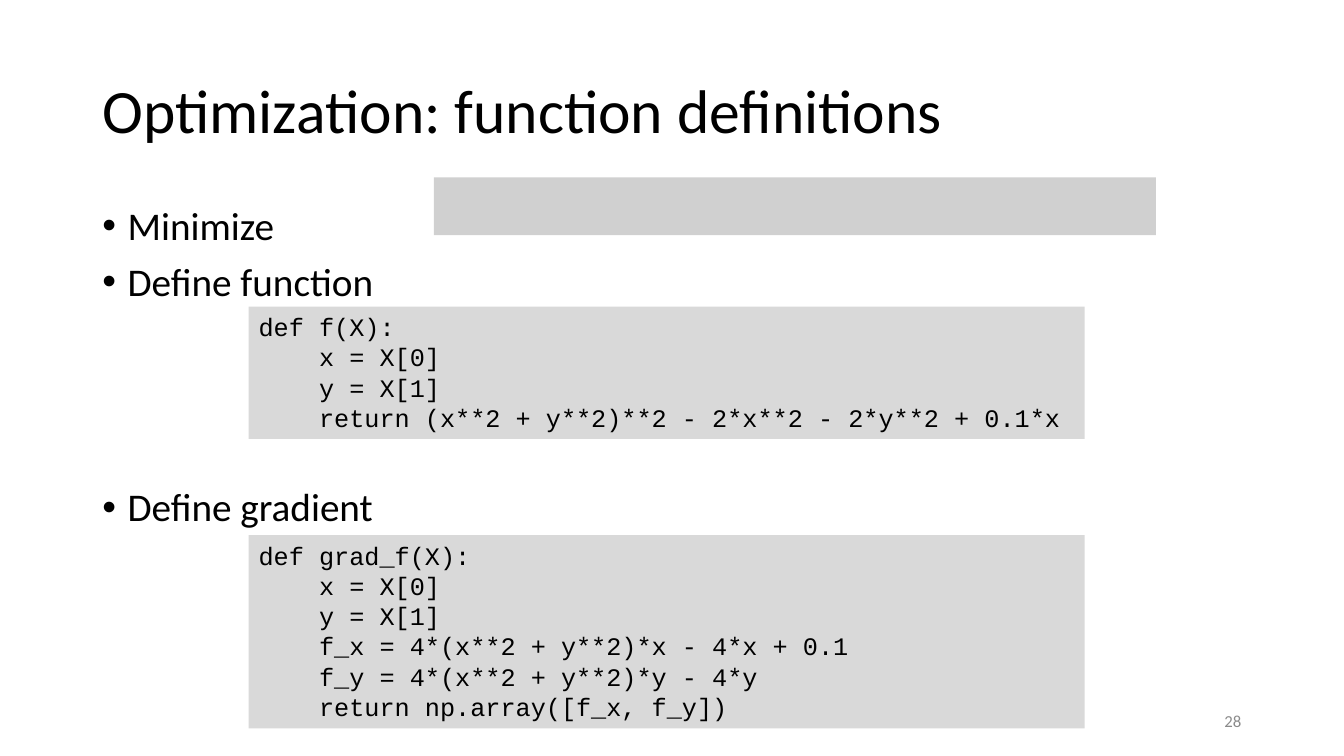
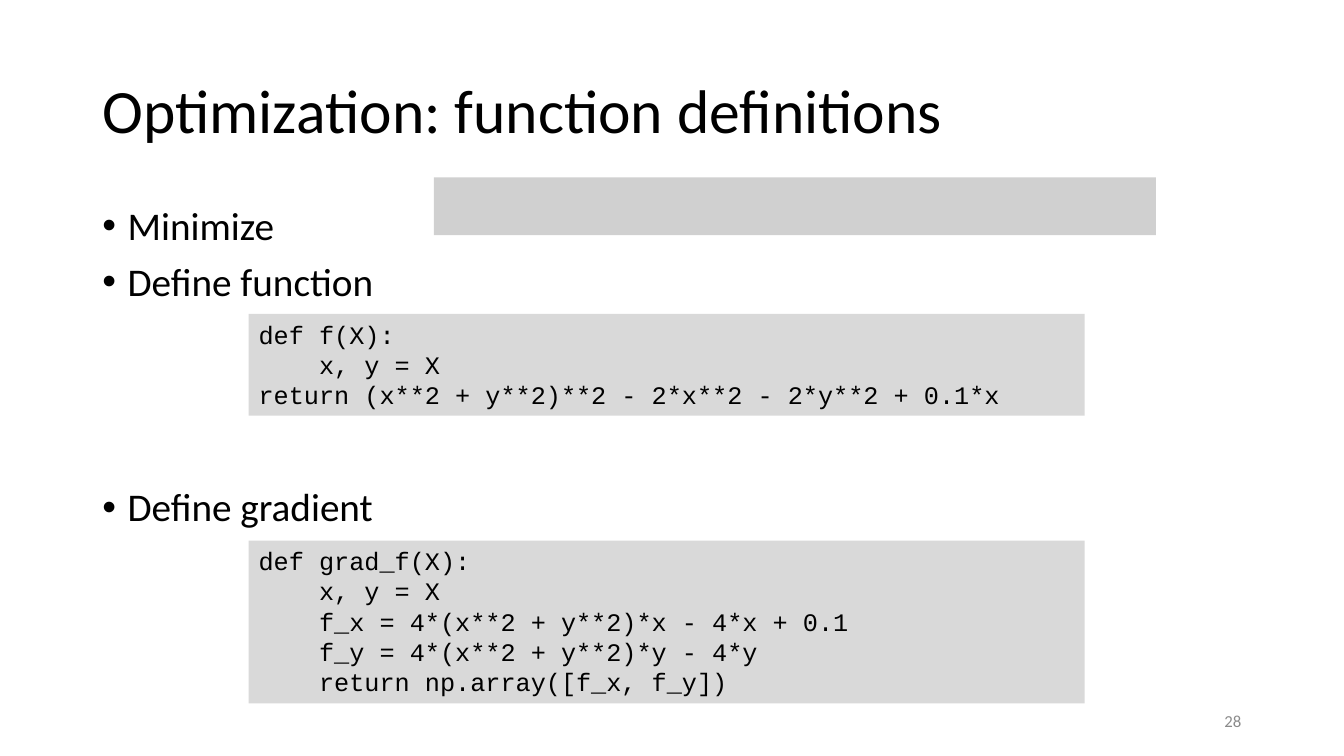
Before and after one commit to gjbex/Scientific-Python, a slide deck: slide 28 of scientific_python.pptx. Drawn at 1344x756 pixels with LibreOffice and Linux fonts; fonts in the diff are those of the drawing; grey boxes stand for pictures. Boxes give left, top, right and bottom in pixels: in the first picture for what was removed or moved away, otherwise in the second. Text is boxed around its words. In the diff, an @@ line names an element or a change of style, - is before the commit and + after.

Commit message:
Improve code example, slide layout

```diff
--- a/scientific_python.pptx
+++ b/scientific_python.pptx
@@ rectangle "def f(X):": place and size @@
-rectangle "def f(X):" at <box>249,307,1085,439</box>
+rectangle "def f(X):" at <box>249,314,1085,415</box>
@@ text in rectangle at <box>319,357,440,380</box>: text changed @@
-x = X[0]
-y = X[1]
+x, y = X
@@ rectangle "def grad_f(X):": place and size @@
-rectangle "def grad_f(X):" at <box>249,535,1085,729</box>
+rectangle "def grad_f(X):" at <box>249,540,1085,704</box>
@@ text in rectangle at <box>319,583,440,606</box>: text changed @@
-x = X[0]
-y = X[1]
+x, y = X
```
Also in this commit, not shown: 2 other slides changed.
